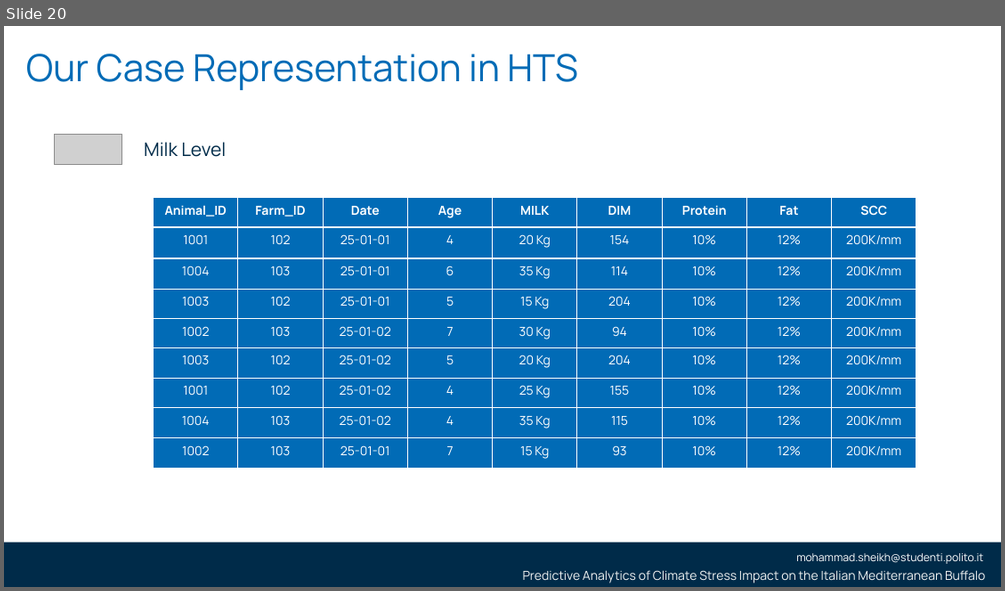
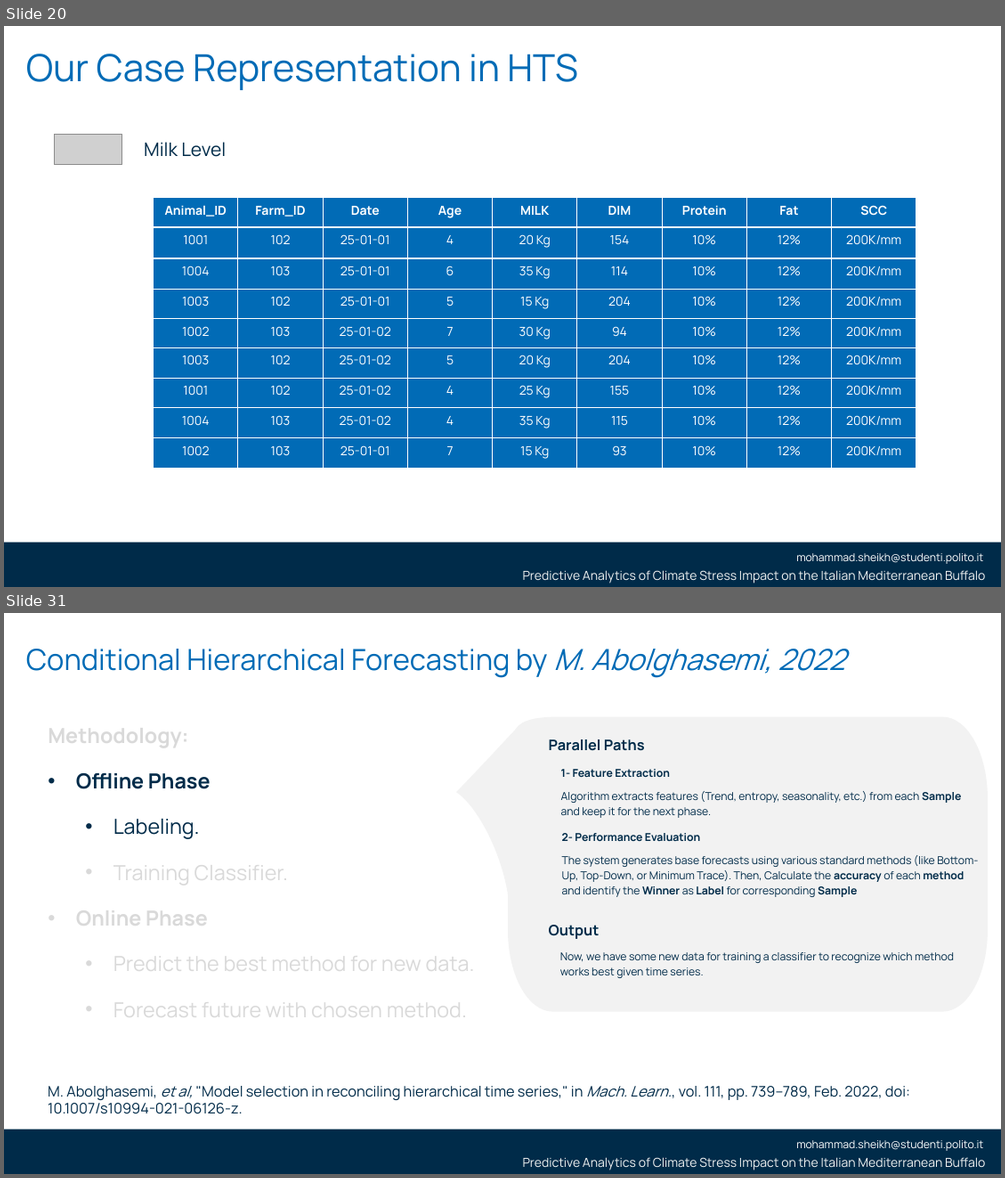
Before and after one commit to smsag99/Thesis, a slide deck: Presentation/thesisPresentation3.pptx. Shown one above the other, each under a label of ours: slide 20 before the commit, slides 20 and 31 after it; the slides between them are not shown. The pictures are 1005x591 and 1005x1178 pixels, drawn with LibreOffice and Linux fonts; fonts in the diff are those of the drawing; grey boxes stand for pictures; background and template pictures are left out. Boxes give left, top, right and bottom in pixels: in the first picture for what was removed or moved away, otherwise in the second. Text is boxed around its words. In the diff, an @@ line names an element or a change of style, - is before the commit and + after.

```diff
--- a/Presentation/thesisPresentation3.pptx
+++ b/Presentation/thesisPresentation3.pptx
@@ slide 31 added at box(4, 613, 1001, 1174), background #FFFFFF; not listed: 3 template elements that a slide beside it also shows @@
@@ text added at box(26, 649, 845, 678), 28 pt, text #006BB6 @@
+Conditional Hierarchical Forecasting by M. Abolghasemi, 2022
@@ freeform shape added at box(508, 717, 988, 1012), fill #F2F2F2 @@
@@ text added at box(48, 721, 475, 1023), 20 pt, text #D9D9D9 @@
+Methodology:
+• Offline Phase
+  • Labeling.
+  • Training Classifier.
+• Online Phase
+  • Predict the best method for new data.
+  • Forecast future with chosen method.
@@ freeform shape added at box(456, 722, 541, 940), fill #F2F2F2 @@
@@ text added at box(549, 739, 645, 751), 14 pt, text #002B49, bold @@
+Parallel Paths
@@ text added at box(561, 769, 961, 818), 10.5 pt, text #002B49 @@
+1- Feature Extraction
+Algorithm extracts features (Trend, entropy, seasonality, etc.) from each Sample and keep it for the next phase.
@@ text added at box(562, 833, 978, 897), 10.5 pt, text #002B49 @@
+2- Performance Evaluation
+The system generates base forecasts using various standard methods (like Bottom-Up, Top-Down, or Minimum Trace). Then, Calculate the accuracy of each method and identify the Winner as Label for corresponding Sample
@@ text added at box(549, 925, 599, 939), 14 pt, text #002B49, bold @@
+Output
@@ text added at box(560, 952, 954, 978), 10.5 pt, text #002B49 @@
+Now, we have some new data for training a classifier to recognize which method works best given time series.
@@ text added at box(48, 1086, 910, 1114), 14 pt, text #002B49 @@
+M. Abolghasemi, et al, "Model selection in reconciling hierarchical time series," in Mach. Learn., vol. 111, pp. 739–789, Feb. 2022, doi: 10.1007/s10994-021-06126-z.
```
Also in this commit, not shown: 3 slides changed, 8 other slides added, 2 slides removed, 2 other files.
